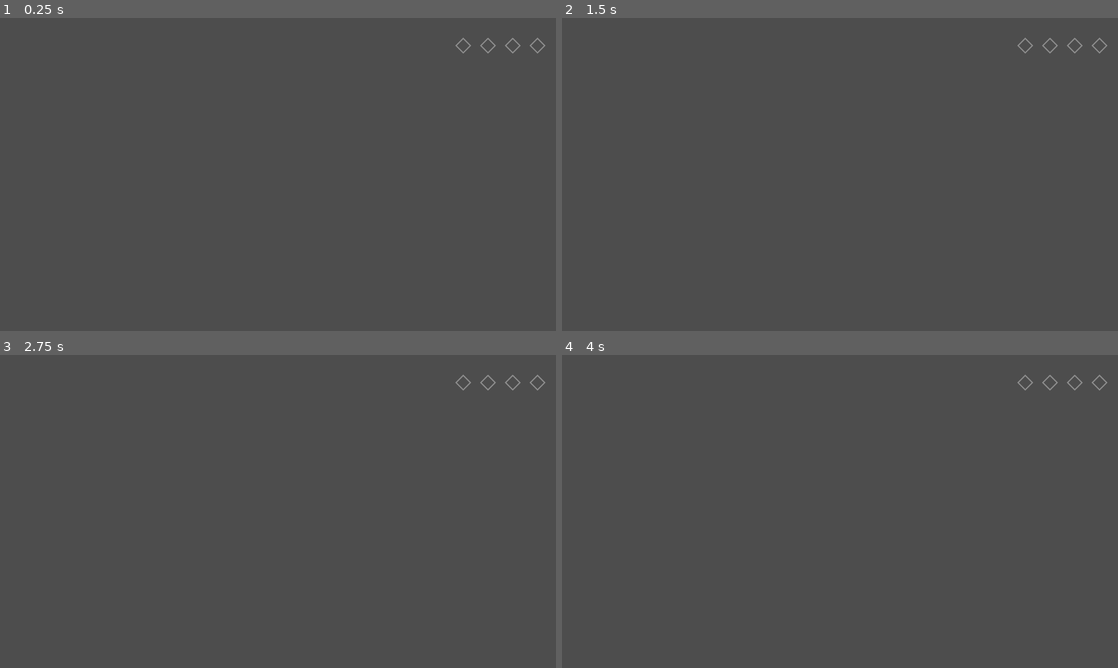
Above: before the commit, frames 1-4 (two rows, left to right).
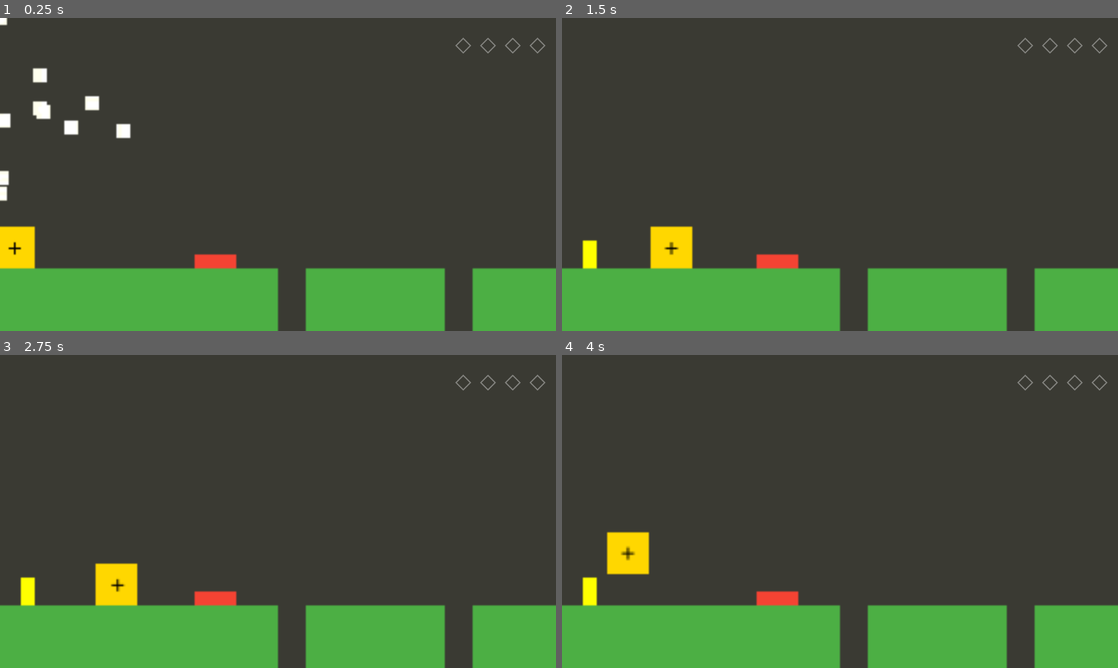
Above: after the commit, the same moments.

Repository: qing99half/momat20
Game: Godot game, scene res://src/MainGame.tscn
Two runs of this game, one before a commit and one after it. Both use one fixed random seed, a clock stepped at 60 frames per second and the inputs below. Sound files missing from this copy of the repository are replaced by a short silence.
Inputs:
- Up to frame 1 (0.25 s): no input
- Up to frame 2 (1.5 s): tap Enter (ui_accept) at 0.5, 0.77 s; hold Right (ui_right) 0.53-1.28 s; tap Space at 0.6 s; hold Left (ui_left) from 1.28 s (still down); tap L at 1.35 s
- Up to frame 3 (2.75 s): tap Enter (ui_accept) at 1.52 s; release Left (ui_left) at 2.03 s; hold Right (ui_right) from 2.03 s (still down); tap Q at 2.1 s
- Up to frame 4 (4 s): release Right (ui_right) at 2.78 s; hold W 2.78-3.53 s; tap 1 at 2.85 s; tap Enter (ui_accept) at 3.02, 3.77 s; hold Left (ui_left) from 3.53 s (still down); tap 2 at 3.6 s

The runs differ from the first frame. In frame 1, 99% of the frame differs, in the area x 0-100%, y 0-100%; in frame 2, 100%; in frame 3, 100%; in frame 4, 100%.

Commit message:
回滚脚本化关卡搭建,保留修复基线:灰屏渲染修复/LUT中性默认/坠落死亡重生/陷阱判定体与贴图解耦;清理一次性调试脚本

Diff:
--- a/src/MainGame.gd
+++ b/src/MainGame.gd
@@ -9,6 +9,10 @@
 
 
 func _ready() -> void:
+	# GameLayer 是 Control 但父节点是 Node2D,锚点不生效——显式铺满窗口并跟随窗口变化(含全屏)。
+	_fit_game_layer()
+	get_viewport().size_changed.connect(_fit_game_layer)
+
 	var level := START_LEVEL.instantiate()
 	$GameLayer/SubViewport.add_child(level)
 	# 关卡必须画在 BackBufferCopy 之前,LUT 才采得到画面
@@ -20,3 +24,18 @@
 	var page_turn := PAGE_TURN.instantiate()
 	page_turn.add_to_group("page_turn")
 	$UILayer.add_child(page_turn)
+
+
+# 游戏层恒以 320×180 渲染、整数倍放大(窗口1280×720→4倍,全屏1920×1080→6倍)。
+# SubViewportContainer.stretch 会把视口改成 容器尺寸/stretch_shrink,故 shrink=窗口/320。
+func _fit_game_layer() -> void:
+	var ws := get_viewport_rect().size
+	$GameLayer.size = ws
+	$GameLayer.stretch_shrink = maxi(int(ws.x) / 320, 1)
+
+
+# F3:开关碰撞箱可视化(验收陷阱判定/美术对齐用)
+func _unhandled_input(event: InputEvent) -> void:
+	if event is InputEventKey and event.pressed and not event.echo and event.keycode == KEY_F3:
+		get_tree().debug_collisions_hint = not get_tree().debug_collisions_hint
+		print("[调试] 碰撞箱显示: %s" % ("开" if get_tree().debug_collisions_hint else "关"))
--- a/src/MainGame.tscn
+++ b/src/MainGame.tscn
@@ -8,6 +8,9 @@
 script = ExtResource("1_main")
 
 [node name="GameLayer" type="SubViewportContainer" parent="."]
+anchors_preset = 15
+anchor_right = 1.0
+anchor_bottom = 1.0
 stretch = true
 
 [node name="SubViewport" type="SubViewport" parent="GameLayer"]
--- a/src/player/Player.gd
+++ b/src/player/Player.gd
@@ -44,6 +44,7 @@
 # 无无敌帧系统(D-537):仅重生后 0.5s 内 can_die=false,防"重生瞬间与陷阱相位重叠即死"连死循环。
 const RESPAWN_DELAY := 1.0       # 死亡→重生等待(秒)
 const RESPAWN_PROTECT := 0.5     # 重生保护窗(秒,防连死,非无敌帧)
+const KILL_Y := 220.0            # 坠落死亡线:掉出世界(坑底)即死,回最近台灯
 const SHATTER_LIFETIME := 0.8    # 碎裂粒子寿命(秒)
 const SHATTER_GRAVITY := 300.0   # 碎裂粒子重力(px/s²)
 const SHATTER_SPEED_MIN := 200.0 # 碎裂粒子初速下限(px/s)
@@ -134,6 +135,12 @@
 
 	var ascending := velocity.y < 0.0
 	move_and_slide()
+
+	# ---- 坠落死亡:掉出世界(坑底)即死,回最近台灯;世界外无地板,不死会无限下坠卡死 ----
+	if can_die and position.y > KILL_Y:
+		print("[玩家] 坠入深渊 -> player_died")
+		receive_hazard(Vector2.ZERO, &"pit")
+		return
 
 	# ---- 撞角修正:上升撞天花板时尝试横向挪动到可通行位置 ----
 	if ascending and is_on_ceiling():
--- a/src/traps/TrapBase.gd
+++ b/src/traps/TrapBase.gd
@@ -77,8 +77,10 @@
 		size = Vector2(maxf(size.x - HITBOX_INSET * 2.0, 2.0), maxf(size.y - HITBOX_INSET * 2.0, 2.0))
 	rect.size = size
 	hitbox.shape = rect
+	# 判定体与贴图解耦:尺寸/偏移只看 config,美术换图不影响判定
+	hitbox.position = config.hitbox_offset
 	if config.anchor_top:
-		hitbox.position = Vector2(0.0, config.hitbox_size.y / 2.0)
+		hitbox.position += Vector2(0.0, config.hitbox_size.y / 2.0)
 	add_child(hitbox)
 	_hitbox_base_pos = hitbox.position
 
--- a/src/traps/TrapConfig.gd
+++ b/src/traps/TrapConfig.gd
@@ -8,7 +8,8 @@
 @export var knockback := Vector2.ZERO       # 传给 player.receive_hazard 的击退
 @export var texture: Texture2D              # 贴图(占位期=placeholder_trap_*)
 @export var droplet_texture: Texture2D      # 滴液模式的液滴贴图
-@export var hitbox_size := Vector2(8.0, 8.0)  # 贴图尺寸(px);致死判定体由基类四边各内缩2px
+@export var hitbox_size := Vector2(8.0, 8.0)  # 判定体尺寸(px),独立配置不随贴图;致死判定体由基类四边各内缩2px
+@export var hitbox_offset := Vector2.ZERO     # 判定体中心相对贴图注册点的偏移(px);美术换图只换贴图,判定只调这里
 @export var anchor_top := false             # true=锚点在顶部中点(摆锤悬挂)
 
 @export_group("预警(两层)")
--- a/src/ui/LutPostProcess.gd
+++ b/src/ui/LutPostProcess.gd
@@ -6,8 +6,9 @@
 		lut_texture = value
 		_apply_lut()
 
-## 验证用：反色测试 LUT（256×16），确认 shader 生效后换成真正的情绪 LUT。
-const TEST_INVERT_LUT := "res://assets/placeholder/placeholder_lut_test_invert.png"
+## 默认中性 LUT(附录E:6个关卡先都挂中性,画面无变化);
+## 反色测试 LUT 仅验证 shader 生效时使用,由测试显式设置。
+const NEUTRAL_LUT := "res://assets/placeholder/placeholder_lut_neutral.png"
 
 var _post_mat: ShaderMaterial
 
@@ -16,9 +17,9 @@
 	_post_mat = ShaderMaterial.new()
 	_post_mat.shader = load("res://assets/shaders/lut_color_grading.gdshader")
 	_setup_post_process()
-	# 验证用：未在 Inspector 手动设置时，默认加载反色测试 LUT 验证 shader 生效
+	# 默认挂中性 LUT(画面无变化);换情绪 LUT 时给 lut_texture 赋值即可
 	if lut_texture == null:
-		lut_texture = load(TEST_INVERT_LUT) as Texture2D
+		lut_texture = load(NEUTRAL_LUT) as Texture2D
 
 
 func _setup_post_process() -> void:
--- a/tools/build_level_ch1_lv1.gd
+++ /dev/null
@@ -1,114 +0,0 @@
-extends SceneTree
-# 步骤8.3 关1(家暴关)无头构建脚本:重铺地面 tilemap + 摆放台灯/陷阱/日记桌/背景,
-# 结果保存回 src/levels/level_ch1_lv1.tscn(编辑器里打开即可见)。
-#
-# 用法:
-#   godot --headless --path <项目根> --script tools/build_level_ch1_lv1.gd
-#
-# 坐标约定:1格=8px,X=格数×8;设计 Y=0 地面 = 第18行顶面(像素 y=144)。
-# 布局表(格):教学段 X0~40 连续平台+2格缺口;核心段 X40~80 起伏(高低差≤2格);
-#             组合段 X80~120 摆锤+尖刺带;关底 X120~130 平坦,日记桌 X=125。
-
-const GROUND_BOTTOM_ROW := 22  # 地面实心填到第22行(底边 y=184,相机下界180裁掉)
-
-const PLAYER_SCENE := "res://src/player/Player.tscn"
-const CHECKPOINT_SCENE := "res://src/player/Checkpoint.tscn"
-const DESK_SCENE := "res://src/props/DiaryDesk.tscn"
-const TRAP_WASHBOARD := "res://src/traps/scenes/trap_washboard.tscn"
-const TRAP_PENDULUM := "res://src/traps/scenes/trap_pendulum.tscn"
-const TRAP_BOTTLE := "res://src/traps/scenes/trap_bottle.tscn"
-
-const BG_FAR := "res://assets/placeholder/placeholder_bg_ch1_lv1_far.png"
-const BG_MID := "res://assets/placeholder/placeholder_bg_ch1_lv1_mid.png"
-
-
-func _initialize() -> void:
-	var packed: PackedScene = load("res://src/levels/level_ch1_lv1.tscn")
-	var root := packed.instantiate()
-	_paint_ground(root.get_node("TileMapLayer") as TileMapLayer)
-	_add_backgrounds(root.get_node("ParallaxBackground") as ParallaxBackground, root)
-	_add_actors(root)
-	var out := PackedScene.new()
-	out.pack(root)
-	var err := ResourceSaver.save(out, "res://src/levels/level_ch1_lv1.tscn")
-	print("[build] level_ch1_lv1.tscn 保存", "成功" if err == OK else "失败: %s" % err)
-	quit(0 if err == OK else 1)
-
-
-# ---- 地面布局表 ----
-# 返回该列地面顶行(行号越小越高);-1 = 缺口(无地面)。
-func _ground_top_row(x: int) -> int:
-	if (x >= 20 and x <= 21) or (x >= 32 and x <= 33):
-		return -1   # 教学段缺口×2(各2格,跳跃距离实测≈4格,稳过)
-	if x <= 47:
-		return 18   # 教学段 X0~40(+核心入口缓冲):连续平台
-	if x <= 55:
-		return 17   # 核心段:抬高1格
-	if x <= 63:
-		return 19   # 核心段:下沉1格(相对前段降2格,酒瓶落点在这段)
-	if x <= 71:
-		return 18   # 核心段:回升1格
-	return 17       # X72~130:组合段+平坦走廊+关底,统一抬1格平台
-
-
-func _paint_ground(tm: TileMapLayer) -> void:
-	tm.clear()
-	for x in range(0, 131):
-		var top := _ground_top_row(x)
-		if top < 0:
-			continue
-		for y in range(top, GROUND_BOTTOM_ROW + 1):
-			tm.set_cell(Vector2i(x, y), 0, Vector2i(0, 0))
-
-
-func _add_backgrounds(bg: ParallaxBackground, root: Node) -> void:
-	# 640×210 贴图:中心放(320,105)铺满 320×180 视野,配合层上已有的 motion_mirroring=640 横向循环
-	for conf in [["Far", "FarSprite", BG_FAR], ["Mid", "MidSprite", BG_MID]]:
-		var layer := bg.get_node(conf[0]) as ParallaxLayer
-		# 幂等:重复构建先清掉旧 sprite
-		var old := layer.get_node_or_null(conf[1])
-		if old:
-			old.queue_free()
-		var sprite := Sprite2D.new()
-		sprite.name = conf[1]
-		sprite.texture = load(conf[2])
-		sprite.position = Vector2(320.0, 105.0)
-		layer.add_child(sprite)
-		sprite.owner = root
-
-
-# ---- 摆放(像素坐标) ----
-func _add_actors(root: Node) -> void:
-	# 玩家出生点:X=0 落地
-	_place(root, PLAYER_SCENE, ".", Vector2(8, 144), "Player")
-	# 台灯检查点:X=2(教学段,Y=0落地)、X=80(组合段入口,平台抬1格→y=136)
-	_place(root, CHECKPOINT_SCENE, "SpawnPoints", Vector2(16, 144), "LampStart")
-	_place(root, CHECKPOINT_SCENE, "SpawnPoints", Vector2(640, 136), "LampExam")
-	# 教学段:搓衣板尖刺带 X=14~16(宽3格×高1格,中心x=124,贴地中心y=140)
-	_place(root, TRAP_WASHBOARD, "Traps", Vector2(124, 140), "TrapWashboardTeach")
-	# 核心段:鸡毛掸子摆锤 X=48(锚点Y=8天花板=y80,摆臂48px,±60°,周期2.0s,配置自带)
-	_place(root, TRAP_PENDULUM, "Traps", Vector2(384, 80), "TrapPendulumCore")
-	# 核心段:酒瓶坠落区 X=60(起点y=112,坠落40px落到下沉段地面y=152;阴影预警配置自带)
-	_place(root, TRAP_BOTTLE, "Traps", Vector2(480, 112), "TrapBottleCore")
-	# 组合考试段:摆锤+尖刺带两组,间距5格(摆锤锚点统一Y=8;尖刺贴地中心y=132)
-	_place(root, TRAP_PENDULUM, "Traps", Vector2(704, 80), "TrapPendulumExam1")
-	_place(root, TRAP_WASHBOARD, "Traps", Vector2(752, 132), "TrapWashboardExam1")  # X=93~95
-	_place(root, TRAP_PENDULUM, "Traps", Vector2(800, 80), "TrapPendulumExam2")
-	_place(root, TRAP_WASHBOARD, "Traps", Vector2(848, 132), "TrapWashboardExam2")  # X=105~107
-	# X108~120:平坦走廊(无陷阱)
-	# 关底段:日记桌 X=125(落地线y=136)
-	_place(root, DESK_SCENE, ".", Vector2(1000, 136), "DiaryDesk")
-
-
-func _place(root: Node, scene_path: String, parent_path: String, pos: Vector2, node_name: String) -> void:
-	var parent := root if parent_path == "." else root.get_node(parent_path)
-	# 幂等:重复构建先清掉同名旧节点
-	var old := parent.get_node_or_null(node_name)
-	if old:
-		old.queue_free()
-	var inst := (load(scene_path) as PackedScene).instantiate()
-	inst.name = node_name
-	parent.add_child(inst)
-	inst.owner = root
-	(inst as Node2D).position = pos
-	print("[build] %s @ %s" % [node_name, pos])
Binary file changed: assets/placeholder/placeholder_lut_neutral.png
Not shown, added: src/MainGame.gd.uid
Not shown, added: src/props/DiaryDesk.gd.uid
Not shown, added: tools/test_diary_flow.gd.uid
Not shown, added: .spec-workflow/templates/design-template.md
Not shown, added: .spec-workflow/templates/product-template.md
Not shown, added: .spec-workflow/templates/requirements-template.md
Not shown, added: .spec-workflow/templates/structure-template.md
Not shown, added: .spec-workflow/templates/tasks-template.md
Not shown, added: .spec-workflow/templates/tech-template.md
Not shown, added: .spec-workflow/user-templates/README.md
Not shown, changed: README.md
(and 2 more such lines)
